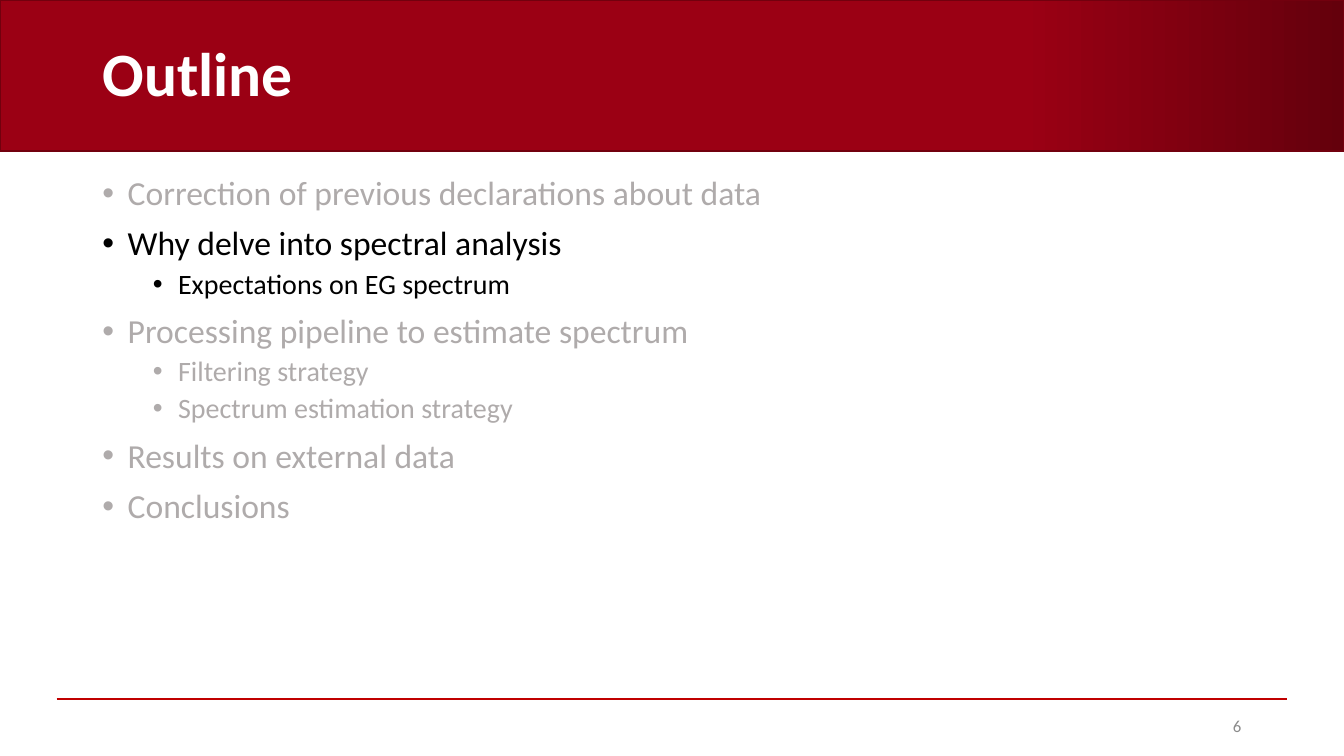
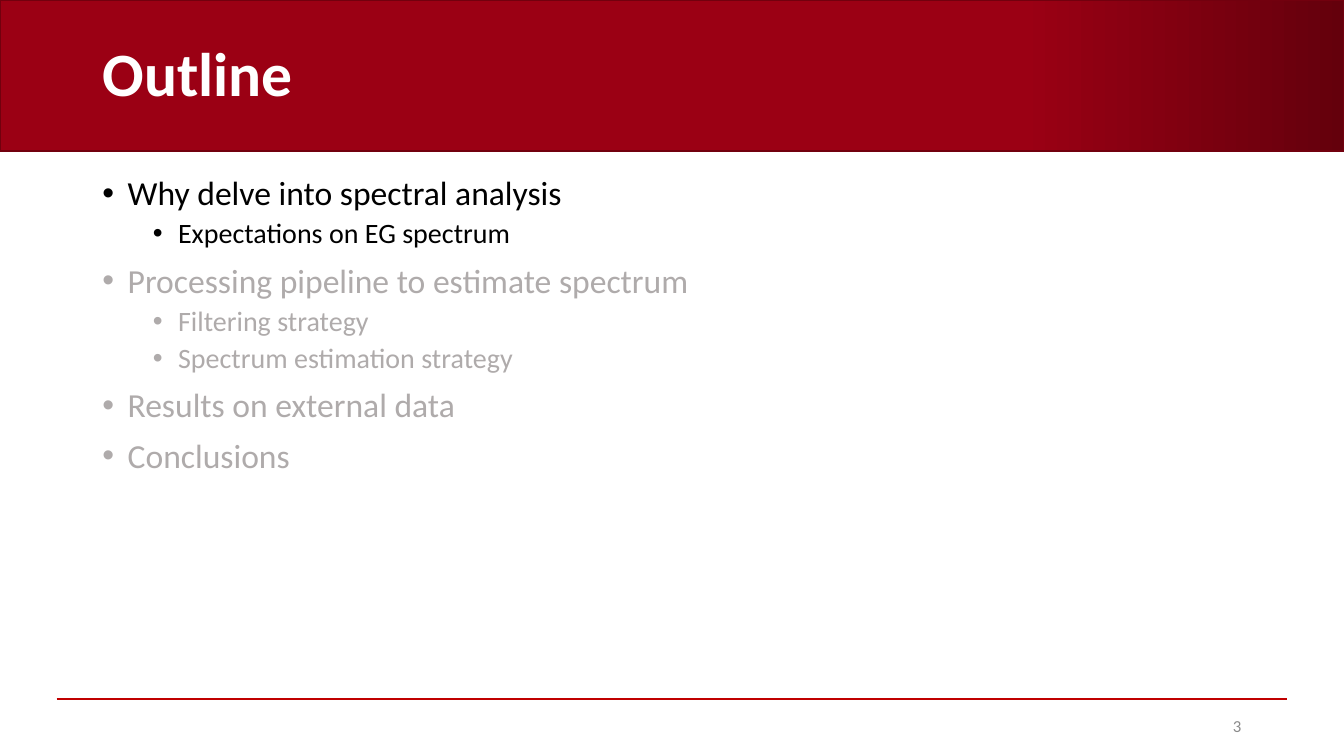
Before and after one commit to AndreaCorrado00/Tesi_magistrale_Corrado_Andrea, a slide deck: slide 3 of Documentation/3. in-depth spectrum analysis.pptx (slide 6 before the commit). Drawn at 1344x756 pixels with LibreOffice and Linux fonts; fonts in the diff are those of the drawing; background and template pictures are left out. Boxes give left, top, right and bottom in pixels: in the first picture for what was removed or moved away, otherwise in the second. Text is boxed around its words. In the diff, an @@ line names an element or a change of style, - is before the commit and + after.

```diff
--- a/Documentation/3. in-depth spectrum analysis.pptx
+++ b/Documentation/3. in-depth spectrum analysis.pptx
@@ text at (128,182,761,210): paragraph removed @@
-• Correction of previous declarations about data
@@ page number at (1233,721,1241,732): text changed @@
-6
+3
```
Also in this commit, not shown: 6 other slides changed, 5 slides added, 5 slides removed, 2 other files.
